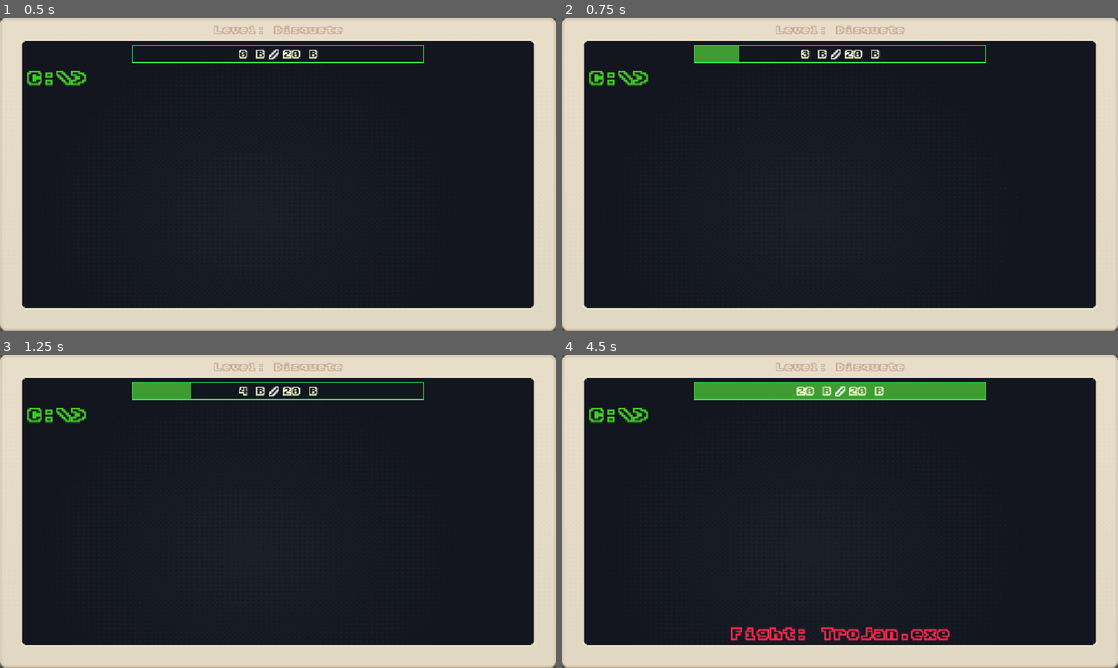
Above: before the commit, frames 1-4 (two rows, left to right).
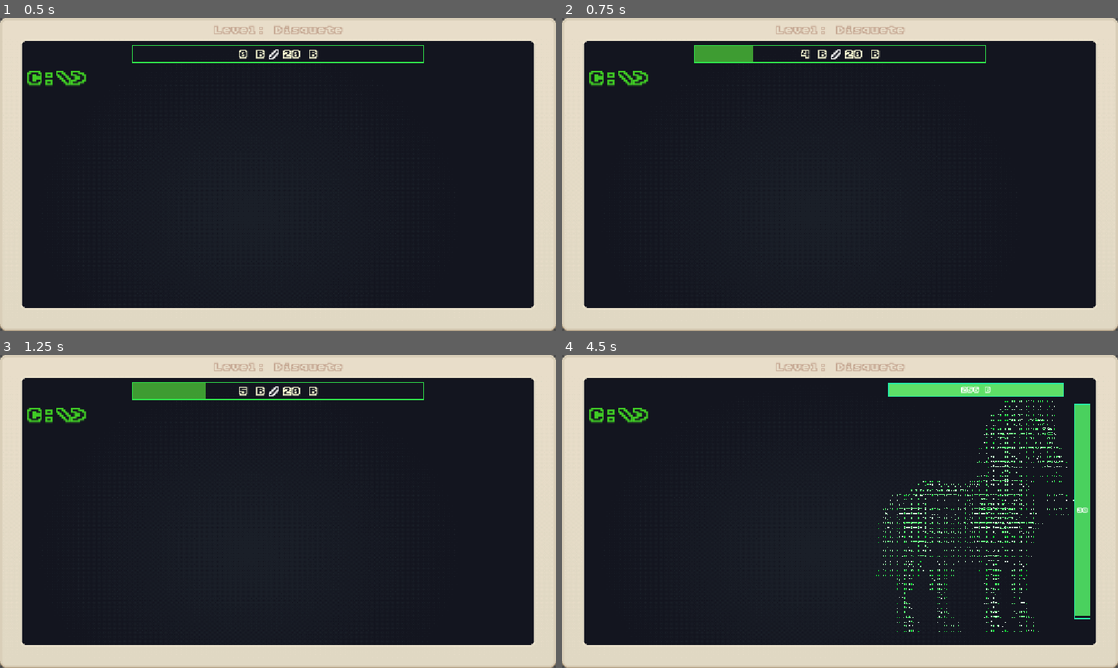
Above: after the commit, the same moments.

Repository: yiuriel/click.exe
Game: Godot game, scene res://scenes/game/game.tscn
The game is run twice, just before and just after one commit, with the same random seed, the same clock (stepped at 60 frames per second) and the same inputs. The project has no main scene, so this scene is started directly.
Inputs (mouse positions are in pixels of both pictures, inside the frame that each line leads up to):
- Up to frame 1 (0.5 s): no input
- Up to frame 2 (0.75 s): tap Enter at 0.5, 0.6 s; move the mouse to (840, 168) at 0.52 s; hold Right from 0.53 s (still down); click (840, 168) at 0.67 s
- Up to frame 3 (1.25 s): keep holding Right; tap Space at 0.77 s
- Up to frame 4 (4.5 s): tap Space at 1.25, 1.52, 2.75, 3.02, 3.77 s; move the mouse to (728, 527) at 1.27 s; release Right at 1.28 s; hold Down 1.28-2.03 s; tap Keypad Enter at 1.35 s; click (728, 527) at 1.42 s; tap Enter at 2, 3.5 s; move the mouse to (895, 442) at 2.02 s; hold Right 2.03-2.78 s; tap Shift at 2.1 s; click (895, 442) at 2.17 s; move the mouse to (812, 574) at 2.77 s; hold Up 2.78-3.53 s; tap Ctrl at 2.85 s; click (812, 574) at 2.92 s; move the mouse to (1006, 558) at 3.52 s; hold Left 3.53-4.25 s; tap Alt at 3.6 s; click (1006, 558) at 3.67 s; click (840, 636) at 4.25 s, where only the run after the commit has a clickable "Fight: Trojan.exe"

Frame 1 is identical in both runs. In frame 2, 0.2% of the frame differs, in the area x 31-45%, y 8-14%; in frame 3, 0.2%; in frame 4, 8.0%, in the area x 23-95%, y 8-92%.

Commit message:
fix click power ups, fix positioning of animation

Diff:
--- a/globals/G_LevelData.gd
+++ b/globals/G_LevelData.gd
@@ -109,7 +109,7 @@
 }
 
 func get_previous_level_goal() -> int:
-	if level == 0:
+	if level <= 1:
 		return 0
 
 	return goal_per_level[level - 1]
--- a/globals/G_PowerUps.gd
+++ b/globals/G_PowerUps.gd
@@ -37,7 +37,7 @@
 	return bytes
 
 func is_power_up_available() -> bool:
-	return !LevelData.is_current_level_finished()
+	return LevelData.is_game_level()
 
 func get_power_up() -> Variant:
 	if is_power_up_available():
--- a/scenes/game/boss_fight.gd
+++ b/scenes/game/boss_fight.gd
@@ -2,6 +2,6 @@
 
 signal boss_fight_start
 
-# Called when the node enters the scene tree for the first time.
 func _pressed() -> void:
-	boss_fight_start.emit()
+	if LevelData.is_waiting_interaction() or LevelData.is_defeat():
+		boss_fight_start.emit()
--- a/scenes/game/game.gd
+++ b/scenes/game/game.gd
@@ -12,6 +12,7 @@
 @onready var next_level_button: Button = find_child("NextLevel", true, false)
 @onready var goal_label: Label = find_child("Goal", true, false)
 @onready var boss_positioner: Control = find_child("BossPositioner", true, false)
+@onready var power_ups_container: MarginContainer = find_child("PowerUpsContainer", true, false)
 
 func _ready() -> void:
 	LevelData.level_change.connect(_on_level_change)
@@ -94,10 +95,11 @@
 	if power_up != null and PowerUpPreloadScene.can_instantiate():
 		var scene: PowerUpScene = PowerUpPreloadScene.instantiate()
 		scene.add_data(power_up)
-		var x: float = GameHelpers._get_random_screen_position(0, get_viewport().get_visible_rect().size.x)
-		var y: float = GameHelpers._get_random_screen_position(0, get_viewport().get_visible_rect().size.y)
+		var bounds: Rect2 = power_ups_container.get_rect()
+		var x: float = GameHelpers._get_random_screen_position(bounds.position.x, bounds.size.x)
+		var y: float = GameHelpers._get_random_screen_position(bounds.position.y, bounds.size.y)
 		scene.set_power_up_position(x, y)
-		ui_canvas_layer.add_child(scene)
+		power_ups_container.add_child(scene)
 		var power_up_button: Button = scene.find_child("PowerUpButton", true, false)
 		power_up_button.connect("power_up_pressed", _on_power_up_pressed)
 
--- a/scenes/game/game.tscn
+++ b/scenes/game/game.tscn
@@ -43,17 +43,6 @@
 
 [node name="CanvasLayer" type="CanvasLayer" parent="." unique_id=769795651]
 
-[node name="MarginContainer" type="MarginContainer" parent="CanvasLayer" unique_id=111514266]
-anchors_preset = 15
-anchor_right = 1.0
-anchor_bottom = 1.0
-grow_horizontal = 2
-grow_vertical = 2
-theme_override_constants/margin_left = 44
-theme_override_constants/margin_top = 44
-theme_override_constants/margin_right = 44
-theme_override_constants/margin_bottom = 44
-
 [node name="TextureRect" type="TextureRect" parent="CanvasLayer" unique_id=1796567943]
 z_index = -1
 anchors_preset = 15
@@ -128,6 +117,19 @@
 "
 script = ExtResource("6_bdhmt")
 
+[node name="PowerUpsContainer" type="MarginContainer" parent="CanvasLayer" unique_id=111514266]
+clip_contents = true
+anchors_preset = 15
+anchor_right = 1.0
+anchor_bottom = 1.0
+grow_horizontal = 2
+grow_vertical = 2
+mouse_filter = 2
+theme_override_constants/margin_left = 46
+theme_override_constants/margin_top = 46
+theme_override_constants/margin_right = 46
+theme_override_constants/margin_bottom = 46
+
 [node name="LevelProgress" type="ProgressBar" parent="CanvasLayer" unique_id=1610620139]
 anchors_preset = -1
 anchor_left = 0.5
@@ -201,10 +203,12 @@
 offset_bottom = -138.0
 grow_horizontal = 2
 grow_vertical = 2
+mouse_filter = 2
 
 [node name="CommandLine" type="RichTextLabel" parent="CanvasLayer/HBoxContainer" unique_id=982757426]
 layout_mode = 2
 size_flags_horizontal = 3
+mouse_filter = 2
 theme_override_colors/default_color = Color(0.2901961, 0.9647059, 0.14901961, 0.8117647)
 theme_override_constants/line_separation = 4
 theme_override_fonts/normal_font = ExtResource("2_0sr1o")
--- a/scenes/game/next_level.gd
+++ b/scenes/game/next_level.gd
@@ -1,4 +1,5 @@
 extends Button
 
 func _pressed() -> void:
-	LevelData.level_up()
+	if LevelData.is_victory():
+		LevelData.level_up()
--- a/scenes/power_up/power_up.gd
+++ b/scenes/power_up/power_up.gd
@@ -23,12 +23,35 @@
 	if power_up.has('label'):
 		power_up_button.text = power_up.get('label')
 
+	var bounds := _get_container_bounds()
+	position = _clamp_to_bounds(position, bounds)
 	var end_pos_x = GameHelpers._get_random_screen_position(position.x - 200, position.x + 200)
 	var end_pos_y = GameHelpers._get_random_screen_position(position.y - 200, position.y + 200)
+	var end_pos := _clamp_to_bounds(Vector2(end_pos_x, end_pos_y), bounds)
 	var tween = get_tree().create_tween()
-	tween.tween_property(self, "position", Vector2(end_pos_x, end_pos_y), 4)
+	tween.tween_property(self, "position", end_pos, 4)
 	tween.parallel().tween_property(self, "modulate:a", 0, 4)
 	tween.tween_callback(queue_free)
 
+func _get_container_bounds() -> Rect2:
+	var parent: Node = get_parent()
+	if parent is Control:
+		var container: Control = parent as Control
+		var margin_left: float = container.get_theme_constant("margin_left")
+		var margin_top: float = container.get_theme_constant("margin_top")
+		var margin_right: float = container.get_theme_constant("margin_right")
+		var margin_bottom: float = container.get_theme_constant("margin_bottom")
+		return Rect2(
+			container.get_rect().position + Vector2(margin_left, margin_top),
+			container.get_rect().size - Vector2(margin_left + margin_right, margin_top + margin_bottom)
+		)
+	return get_viewport_rect()
+
+func _clamp_to_bounds(value: Vector2, bounds: Rect2) -> Vector2:
+	var button_size: Vector2 = power_up_button.size
+	var max_x: float = bounds.position.x + maxf(bounds.size.x - button_size.x, 0.0)
+	var max_y: float = bounds.position.y + maxf(bounds.size.y - button_size.y, 0.0)
+	return Vector2(clampf(value.x, bounds.position.x, max_x), clampf(value.y, bounds.position.y, max_y))
+
 func _exit_tree() -> void:
 	print('power up removed')
--- a/scenes/power_up/power_up.tscn
+++ b/scenes/power_up/power_up.tscn
@@ -55,6 +55,7 @@
 [node name="PowerUpButton" type="Button" parent="." unique_id=1147540000]
 offset_right = 122.0
 offset_bottom = 25.0
+mouse_behavior_recursive = 2
 theme_override_colors/font_color = Color(0.9647059, 0.8784314, 0.12941177, 1)
 theme_override_fonts/font = ExtResource("1_4i33q")
 theme_override_styles/normal = SubResource("StyleBoxFlat_a6us8")
